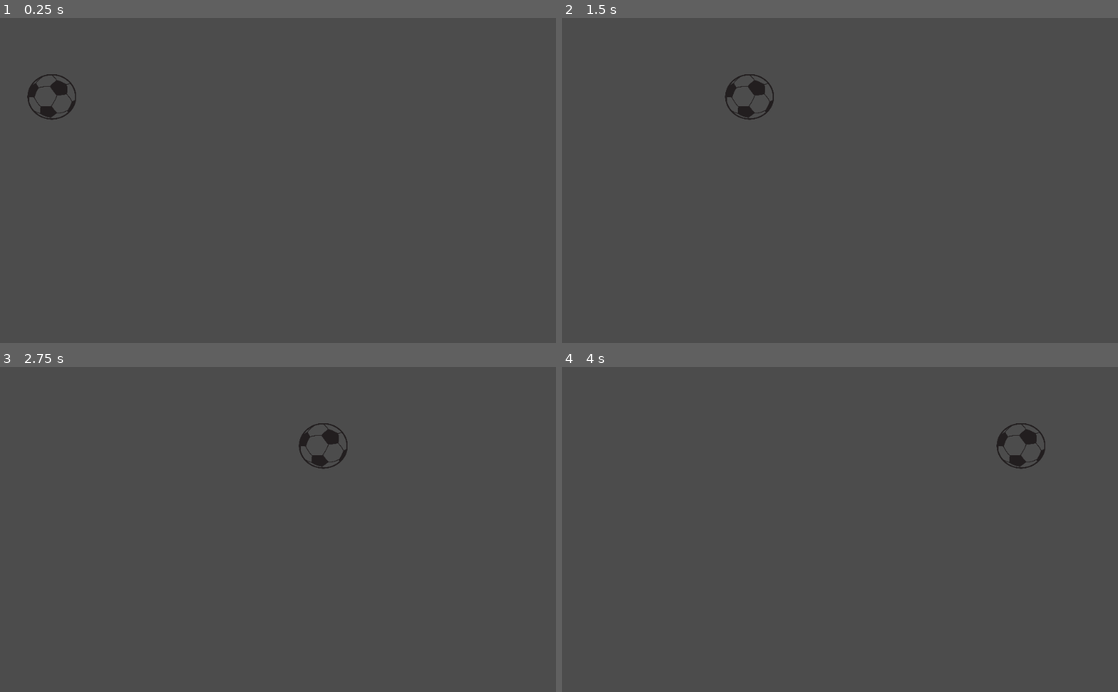
Above: before the commit, frames 1-4 (two rows, left to right).
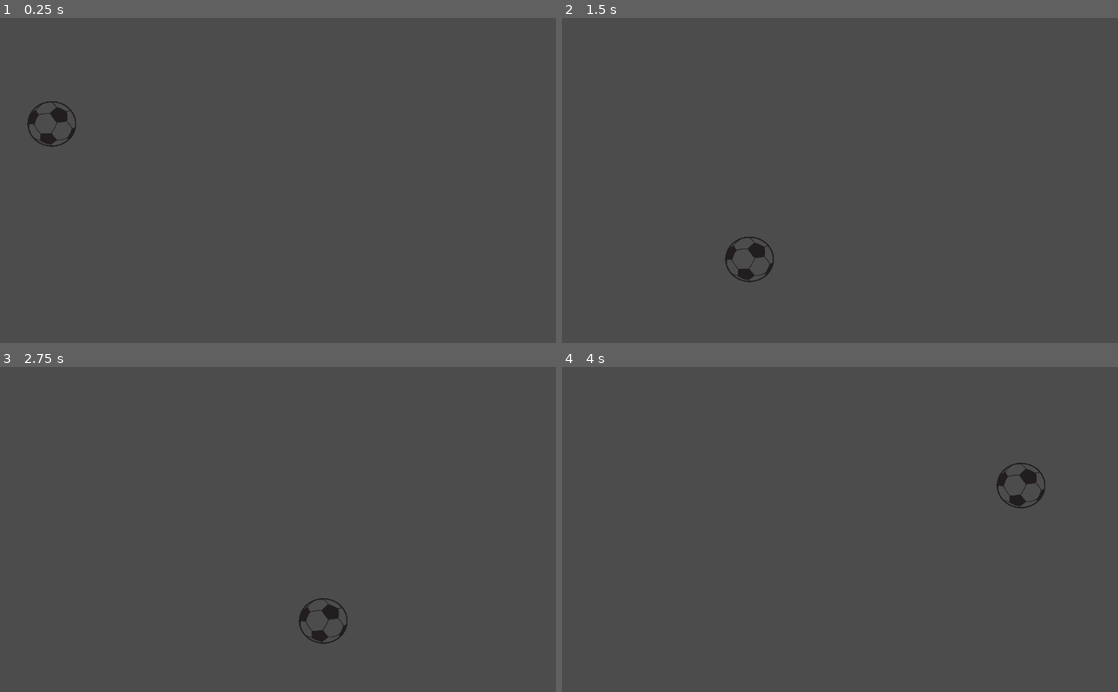
Above: after the commit, the same moments.

Repository: matheusdts/Games_IMD
Game: Godot game, scene res://ball.tscn
Two runs of this game, one before a commit and one after it. Both use one fixed random seed, a clock stepped at 60 frames per second and the inputs below.
Inputs:
- Up to frame 1 (0.25 s): no input
- Up to frame 2 (1.5 s): no input
- Up to frame 3 (2.75 s): no input
- Up to frame 4 (4 s): no input

The runs differ from the first frame. In frame 1, 0.7% of the frame differs, in the area x 4-14%, y 17-40%; in frame 2, 0.8%; in frame 3, 0.8%, in the area x 53-63%, y 17-86%; in frame 4, 0.7%.

Commit message:
Add files via upload

Diff:
--- a/Games_IMD/ball.gd
+++ b/Games_IMD/ball.gd
@@ -2,6 +2,7 @@
 
 
 var mov=0;
+var movY=0
 
 func _process(delta):
 
@@ -13,3 +14,11 @@
 
 	if (position.x >= (get_viewport().size.x - 20) || position.x <= 20):
 		mov +=1;
+
+	if (movY % 2 == 0 || movY == 0):
+		position.y += 200*delta
+	else:
+		position.y -= 200*delta
+
+	if (position.y >= (get_viewport().size.y - 20) || position.y <= 20):
+		movY +=1;
